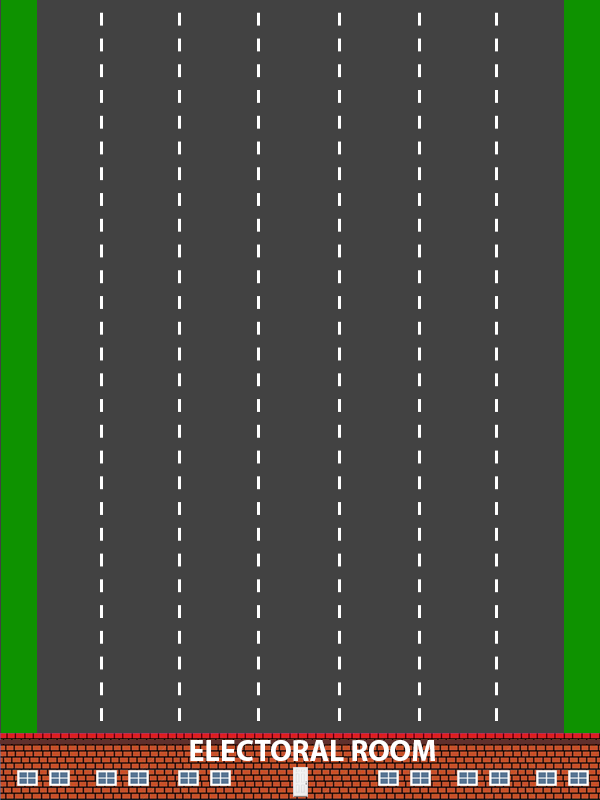
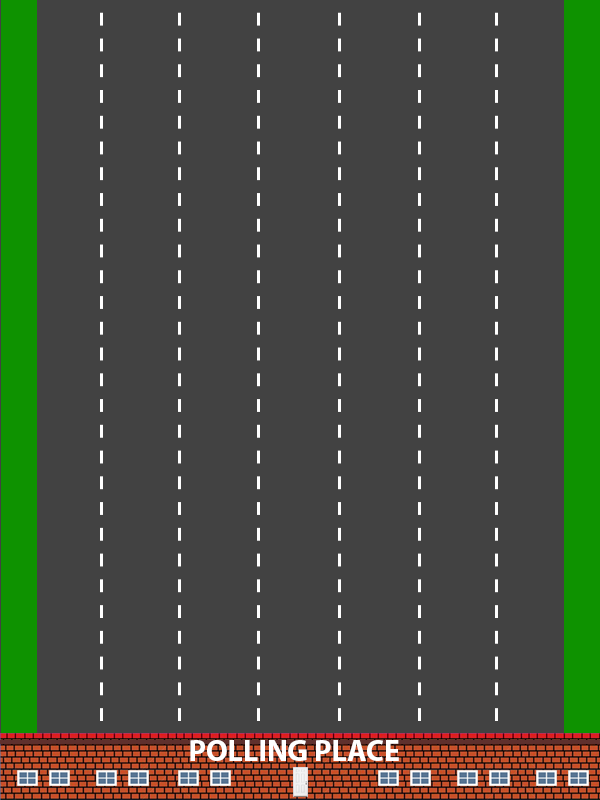
Layers edited between the first and the second (600, 800) image:
renamed "ELECTORAL ROOM" to "POLLING PLACE", painted on it over <box>190,740,435,761</box>
